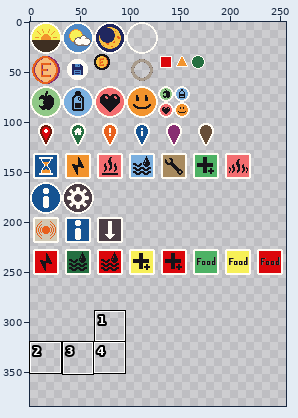
Two versions of one pixel-art file, godot/res/sprites/GUI/icons/icons.aseprite. The first picture is a wide view before the edit; the outline marks the close-up.
Close-up. First the earlier version:
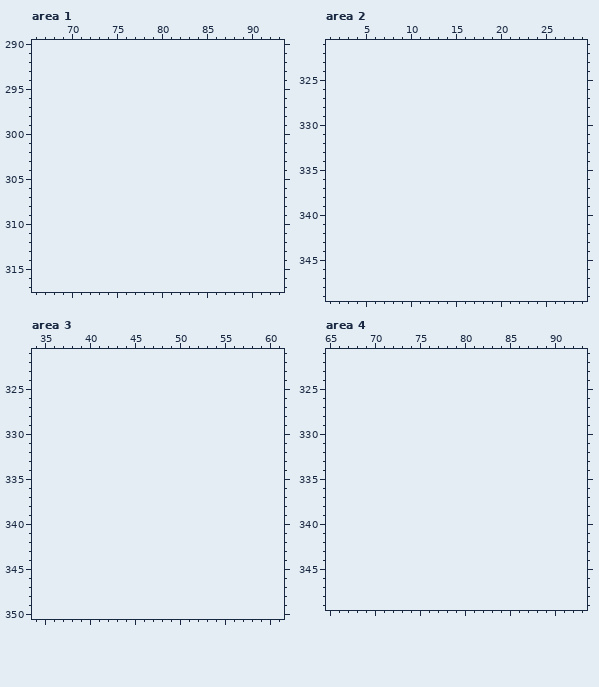
256x256 pixels, 1 frame. Shown: area 1: x 66..93, y 290..317; area 2: x 1..29, y 321..349; area 3: x 34..61, y 321..350; area 4: x 65..93, y 321..349. The old version is drawn lined up with the new one, on the new canvas. The commit also changed other parts of the picture, which this record leaves out.
Visible layers, top first: "Main", "BG".
Palette (. is transparent): 
Now the later version:
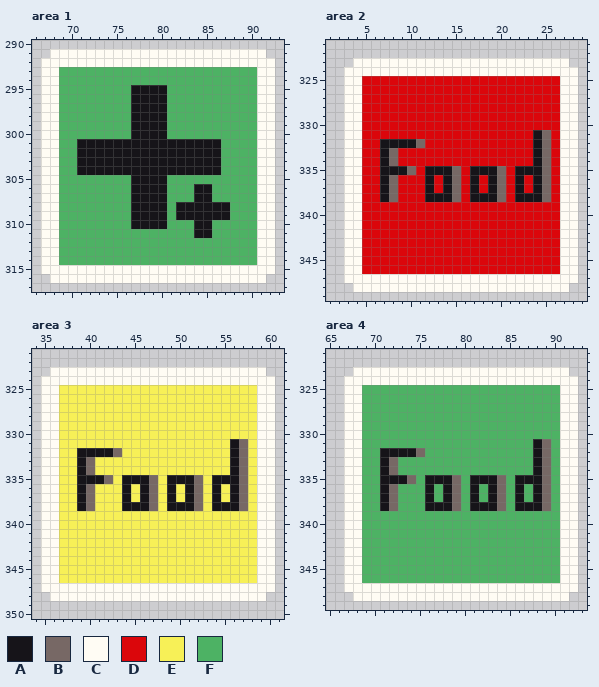
Colours new in this view: A #161419  B #776865  C #fffcf4  D #db060b  E #f7f057  F #4db264
The edit:
canvas 256x256 -> 256x384
Changed rows in their new state; - is an unchanged pixel.
Area 1:
first column x 67:
291 -CCCCCCCCCCCCCCCCCCCCCCCC-
292 CCCCCCCCCCCCCCCCCCCCCCCCCC
293 CCFFFFFFFFFFFFFFFFFFFFFFCC
294 CCFFFFFFFFFFFFFFFFFFFFFFCC
295 CCFFFFFFFFAAAAFFFFFFFFFFCC
296 CCFFFFFFFFAAAAFFFFFFFFFFCC
297 CCFFFFFFFFAAAAFFFFFFFFFFCC
298 CCFFFFFFFFAAAAFFFFFFFFFFCC
299 CCFFFFFFFFAAAAFFFFFFFFFFCC
300 CCFFFFFFFFAAAAFFFFFFFFFFCC
301 CCFFAAAAAAAAAAAAAAAAFFFFCC
302 CCFFAAAAAAAAAAAAAAAAFFFFCC
303 CCFFAAAAAAAAAAAAAAAAFFFFCC
304 CCFFAAAAAAAAAAAAAAAAFFFFCC
305 CCFFFFFFFFAAAAFFFFFFFFFFCC
306 CCFFFFFFFFAAAAFFFAAFFFFFCC
307 CCFFFFFFFFAAAAFFFAAFFFFFCC
308 CCFFFFFFFFAAAAFAAAAAAFFFCC
309 CCFFFFFFFFAAAAFAAAAAAFFFCC
310 CCFFFFFFFFAAAAFFFAAFFFFFCC
311 CCFFFFFFFFFFFFFFFAAFFFFFCC
312 CCFFFFFFFFFFFFFFFFFFFFFFCC
313 CCFFFFFFFFFFFFFFFFFFFFFFCC
314 CCFFFFFFFFFFFFFFFFFFFFFFCC
315 CCCCCCCCCCCCCCCCCCCCCCCCCC
316 -CCCCCCCCCCCCCCCCCCCCCCCC-
Area 2:
first column x 3:
323 -CCCCCCCCCCCCCCCCCCCCCCCC-
324 CCCCCCCCCCCCCCCCCCCCCCCCCC
325 CCDDDDDDDDDDDDDDDDDDDDDDCC
326 CCDDDDDDDDDDDDDDDDDDDDDDCC
327 CCDDDDDDDDDDDDDDDDDDDDDDCC
328 CCDDDDDDDDDDDDDDDDDDDDDDCC
329 CCDDDDDDDDDDDDDDDDDDDDDDCC
330 CCDDDDDDDDDDDDDDDDDDDDDDCC
331 CCDDDDDDDDDDDDDDDDDDDABDCC
332 CCDDAAAABDDDDDDDDDDDDABDCC
333 CCDDABDDDDDDDDDDDDDDDABDCC
334 CCDDABDDDDDDDDDDDDDDDABDCC
335 CCDDAAABDAAABDAAABDAAABDCC
336 CCDDABDDDADABDADABDADABDCC
337 CCDDABDDDADABDADABDADABDCC
338 CCDDABDDDAAABDAAABDAAABDCC
339 CCDDDDDDDDDDDDDDDDDDDDDDCC
340 CCDDDDDDDDDDDDDDDDDDDDDDCC
341 CCDDDDDDDDDDDDDDDDDDDDDDCC
342 CCDDDDDDDDDDDDDDDDDDDDDDCC
343 CCDDDDDDDDDDDDDDDDDDDDDDCC
344 CCDDDDDDDDDDDDDDDDDDDDDDCC
345 CCDDDDDDDDDDDDDDDDDDDDDDCC
346 CCDDDDDDDDDDDDDDDDDDDDDDCC
347 CCCCCCCCCCCCCCCCCCCCCCCCCC
348 -CCCCCCCCCCCCCCCCCCCCCCCC-
Area 3:
first column x 35:
323 -CCCCCCCCCCCCCCCCCCCCCCCC-
324 CCCCCCCCCCCCCCCCCCCCCCCCCC
325 CCEEEEEEEEEEEEEEEEEEEEEECC
326 CCEEEEEEEEEEEEEEEEEEEEEECC
327 CCEEEEEEEEEEEEEEEEEEEEEECC
328 CCEEEEEEEEEEEEEEEEEEEEEECC
329 CCEEEEEEEEEEEEEEEEEEEEEECC
330 CCEEEEEEEEEEEEEEEEEEEEEECC
331 CCEEEEEEEEEEEEEEEEEEEABECC
332 CCEEAAAABEEEEEEEEEEEEABECC
333 CCEEABEEEEEEEEEEEEEEEABECC
334 CCEEABEEEEEEEEEEEEEEEABECC
335 CCEEAAABEAAABEAAABEAAABECC
336 CCEEABEEEAEABEAEABEAEABECC
337 CCEEABEEEAEABEAEABEAEABECC
338 CCEEABEEEAAABEAAABEAAABECC
339 CCEEEEEEEEEEEEEEEEEEEEEECC
340 CCEEEEEEEEEEEEEEEEEEEEEECC
341 CCEEEEEEEEEEEEEEEEEEEEEECC
342 CCEEEEEEEEEEEEEEEEEEEEEECC
343 CCEEEEEEEEEEEEEEEEEEEEEECC
344 CCEEEEEEEEEEEEEEEEEEEEEECC
345 CCEEEEEEEEEEEEEEEEEEEEEECC
346 CCEEEEEEEEEEEEEEEEEEEEEECC
347 CCCCCCCCCCCCCCCCCCCCCCCCCC
348 -CCCCCCCCCCCCCCCCCCCCCCCC-
Area 4:
first column x 67:
323 -CCCCCCCCCCCCCCCCCCCCCCCC-
324 CCCCCCCCCCCCCCCCCCCCCCCCCC
325 CCFFFFFFFFFFFFFFFFFFFFFFCC
326 CCFFFFFFFFFFFFFFFFFFFFFFCC
327 CCFFFFFFFFFFFFFFFFFFFFFFCC
328 CCFFFFFFFFFFFFFFFFFFFFFFCC
329 CCFFFFFFFFFFFFFFFFFFFFFFCC
330 CCFFFFFFFFFFFFFFFFFFFFFFCC
331 CCFFFFFFFFFFFFFFFFFFFABFCC
332 CCFFAAAABFFFFFFFFFFFFABFCC
333 CCFFABFFFFFFFFFFFFFFFABFCC
334 CCFFABFFFFFFFFFFFFFFFABFCC
335 CCFFAAABFAAABFAAABFAAABFCC
336 CCFFABFFFAFABFAFABFAFABFCC
337 CCFFABFFFAFABFAFABFAFABFCC
338 CCFFABFFFAAABFAAABFAAABFCC
339 CCFFFFFFFFFFFFFFFFFFFFFFCC
340 CCFFFFFFFFFFFFFFFFFFFFFFCC
341 CCFFFFFFFFFFFFFFFFFFFFFFCC
342 CCFFFFFFFFFFFFFFFFFFFFFFCC
343 CCFFFFFFFFFFFFFFFFFFFFFFCC
344 CCFFFFFFFFFFFFFFFFFFFFFFCC
345 CCFFFFFFFFFFFFFFFFFFFFFFCC
346 CCFFFFFFFFFFFFFFFFFFFFFFCC
347 CCCCCCCCCCCCCCCCCCCCCCCCCC
348 -CCCCCCCCCCCCCCCCCCCCCCCC-
Pixel boxes of the changes (left, top, right, bottom) in both close-ups:
added: (41, 49, 275, 283)
added: (344, 58, 578, 292)
added: (41, 367, 275, 601)
added: (344, 367, 578, 601)
